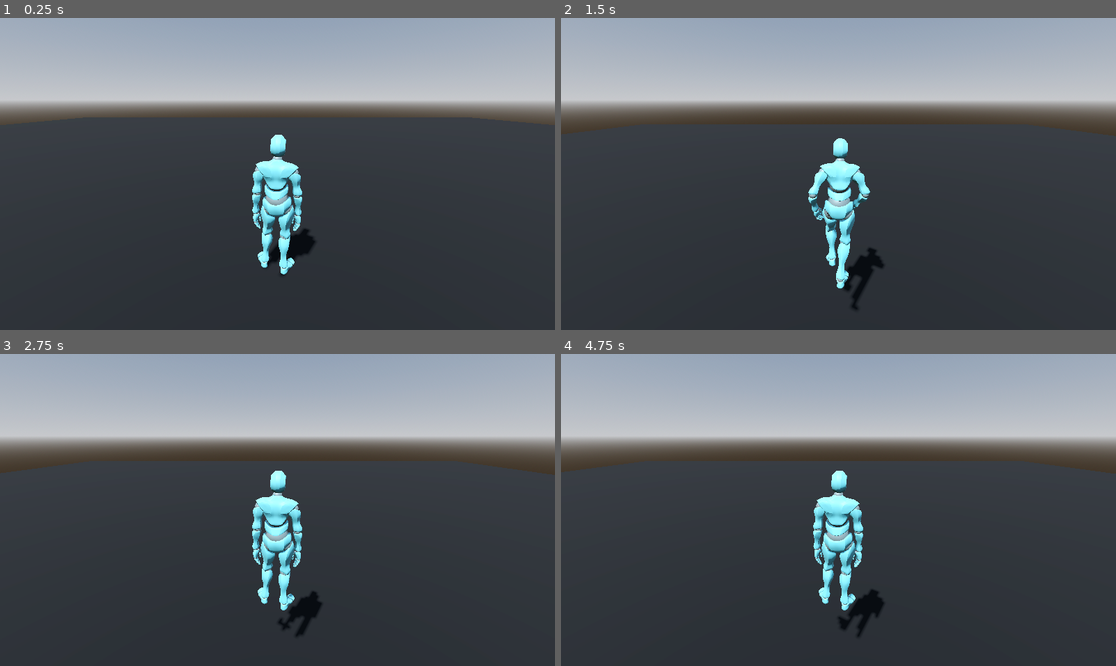
Above: before the commit, frames 1-4 (two rows, left to right).
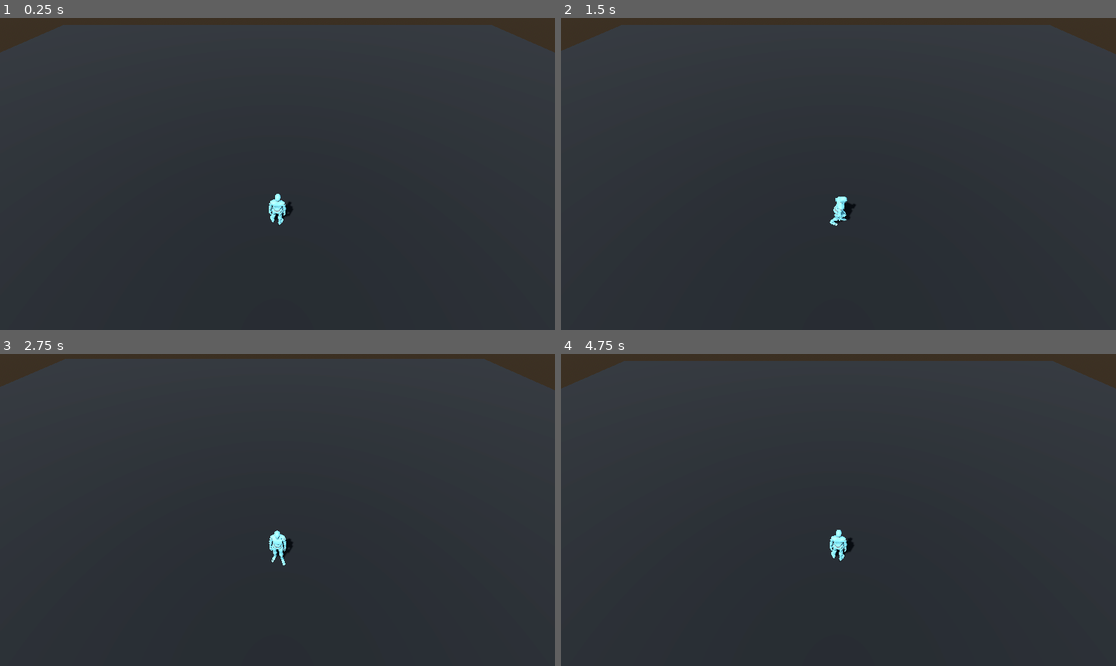
Above: after the commit, the same moments.

Repository: changtiva/GodotGameTest
Game: Godot game, scene res://Level/Level1.tscn
The game is run twice, just before and just after one commit, with the same random seed, the same clock (stepped at 60 frames per second) and the same inputs.
Inputs:
- Up to frame 1 (0.25 s): no input
- Up to frame 2 (1.5 s): tap Enter (ui_accept) at 0.5, 0.77, 1.07 s; tap A (a, bound only before the commit) at 0.6 s; tap D (d, bound only before the commit) at 0.8, 1.35 s
- Up to frame 3 (2.75 s): tap Enter (ui_accept) at 1.52, 1.82 s; tap S (s, bound only before the commit) at 1.55, 2.1 s; hold Shift (shift) from 2.03 s (still down)
- Up to frame 4 (4.75 s): release Shift (shift) at 2.78 s; tap Shift (shift) at 2.85 s; tap Enter (ui_accept) at 3.02, 3.32, 3.77, 4.07, 4.52, 4.55 s; tap W (w, bound only before the commit) at 3.05, 3.6 s; hold B (B, bound only after the commit) 3.53-4.28 s; tap B (B, bound only after the commit) at 4.35 s

The runs differ from the first frame. In frame 1, 35% of the frame differs, in the area x 0-100%, y 0-83%; in frame 2, 36%; in frame 3, 36%; in frame 4, 36%, in the area x 0-100%, y 0-91%.

Commit message:
修改了动画bug   删除了跳跃动作

Diff:
--- a/Assets/Player/Player.tscn
+++ b/Assets/Player/Player.tscn
@@ -57,13 +57,76 @@
 
 [node name="CharacterBody3D" type="CharacterBody3D"]
 script = ExtResource("1_blugm")
+RunSpeed = 450.0
 
 [node name="Player" parent="." instance=ExtResource("1_cvo52")]
 
 [node name="GeneralSkeleton" parent="Player/Armature" index="0"]
+bones/0/position = Vector3(0.00391126, 0.99007, -0.0029685)
+bones/0/rotation = Quaternion(-0.0340433, -0.0473092, -0.027842, 0.997912)
+bones/1/rotation = Quaternion(0.0298764, 0.0131265, 0.0226167, 0.999212)
+bones/2/rotation = Quaternion(0.0103745, 0.00299026, 0.0138271, 0.999846)
+bones/3/rotation = Quaternion(0.0101511, 0.00318714, 0.0138537, 0.999848)
+bones/4/rotation = Quaternion(0.0489405, -0.00112816, 0.00433869, 0.998792)
+bones/5/rotation = Quaternion(-0.0666194, 0.0115115, -0.00136725, 0.997711)
+bones/7/rotation = Quaternion(0.456986, 0.500476, 0.631881, -0.37605)
+bones/8/rotation = Quaternion(0.123683, 0.802932, -0.569312, -0.126042)
+bones/9/rotation = Quaternion(0.00927865, -0.707046, 0.00927871, 0.707046)
+bones/10/rotation = Quaternion(0.0539273, 0.47518, -0.0154966, 0.878098)
+bones/11/rotation = Quaternion(-0.0420418, -0.00498506, -0.0190783, 0.998921)
+bones/12/rotation = Quaternion(-0.152845, 0.81215, -0.0148129, 0.562877)
+bones/13/rotation = Quaternion(0.0400131, -0.052876, -0.128588, 0.989479)
 bones/15/position = Vector3(-0.0282204, 0.122667, 0.0023076)
+bones/15/rotation = Quaternion(0.0662168, 0.000733197, 0.00843108, 0.997769)
+bones/16/rotation = Quaternion(0.150998, -2.98023e-08, -0.0154737, 0.988413)
+bones/17/rotation = Quaternion(0.0700819, -1.3411e-07, -0.00718167, 0.997515)
+bones/19/rotation = Quaternion(0.136531, -0.00383599, -0.0229523, 0.990363)
+bones/20/rotation = Quaternion(0.151255, -1.19209e-07, -0.0155001, 0.988373)
+bones/21/rotation = Quaternion(0.159933, -1.04308e-07, -0.0163892, 0.986992)
+bones/22/rotation = Quaternion(0, 0, -1.49012e-08, 1)
+bones/23/rotation = Quaternion(0.183251, -0.00465322, -0.0314552, 0.982552)
+bones/24/rotation = Quaternion(0.181388, -5.96046e-08, -0.0185879, 0.983236)
+bones/25/rotation = Quaternion(0.155213, -1.3411e-07, -0.0159056, 0.987753)
+bones/27/rotation = Quaternion(0.233867, -0.00350571, -0.0490086, 0.971026)
+bones/28/rotation = Quaternion(0.151258, -1.49012e-07, -0.0155003, 0.988373)
+bones/29/rotation = Quaternion(0.143498, -8.9407e-08, -0.014705, 0.989541)
+bones/31/rotation = Quaternion(0.475412, -0.479873, -0.634811, -0.375128)
+bones/32/rotation = Quaternion(-0.151988, 0.827214, -0.497424, 0.212572)
+bones/33/rotation = Quaternion(0.0412413, 0.705903, -0.0412413, 0.705903)
+bones/34/rotation = Quaternion(0.0437625, -0.571277, 0.0363422, 0.818783)
 bones/35/position = Vector3(0.0300297, 0.037886, 0.0216746)
+bones/35/rotation = Quaternion(-0.0367838, 0.014466, 0.00205672, 0.999216)
+bones/36/rotation = Quaternion(-0.121712, -0.819574, 0.0371683, 0.558662)
+bones/37/rotation = Quaternion(0.0455455, 0.0460793, 0.161693, 0.984712)
+bones/38/rotation = Quaternion(1.49012e-08, -1.49012e-08, 0, 1)
 bones/39/position = Vector3(0.0282205, 0.122666, 0.00232874)
+bones/39/rotation = Quaternion(0.059513, -0.00099127, -0.0109758, 0.998167)
+bones/40/rotation = Quaternion(0.151288, 8.9407e-08, 0.0123242, 0.988413)
+bones/41/rotation = Quaternion(0.0702164, -5.96046e-08, 0.00571996, 0.997515)
+bones/42/rotation = Quaternion(-4.47035e-08, 4.47035e-08, 0, 1)
+bones/43/position = Vector3(-9.06468e-09, 0.127755, -4.06035e-08)
+bones/43/rotation = Quaternion(0.130515, 0.00368989, 0.0189221, 0.991259)
+bones/44/rotation = Quaternion(0.151545, 2.38419e-07, 0.0123451, 0.988373)
+bones/45/rotation = Quaternion(0.16024, 2.98023e-08, 0.0130535, 0.986992)
+bones/46/rotation = Quaternion(4.47035e-08, 1.49012e-08, 4.47035e-08, 1)
+bones/47/position = Vector3(-0.022166, 0.12147, -9.99866e-05)
+bones/47/rotation = Quaternion(0.177452, 0.00450175, 0.0264588, 0.983763)
+bones/48/rotation = Quaternion(0.181736, 2.23517e-07, 0.0148045, 0.983236)
+bones/49/rotation = Quaternion(0.155511, 5.96046e-08, 0.0126682, 0.987753)
+bones/50/rotation = Quaternion(4.47035e-08, 0, 5.96046e-08, 1)
+bones/51/position = Vector3(-0.047258, 0.109082, 0.00226101)
+bones/51/rotation = Quaternion(0.228493, 0.00340296, 0.0429806, 0.97259)
+bones/52/rotation = Quaternion(0.151548, 8.9407e-08, 0.0123455, 0.988373)
+bones/53/rotation = Quaternion(0.143773, 1.63913e-07, 0.011712, 0.989541)
+bones/54/rotation = Quaternion(2.98023e-08, 2.98023e-08, 8.9407e-08, 1)
+bones/55/rotation = Quaternion(0.134517, 0.0809531, 0.984808, -0.0741987)
+bones/56/rotation = Quaternion(-0.0386659, 0.992909, -0.111356, 0.0154065)
+bones/57/rotation = Quaternion(-0.0407523, 0.711938, -0.699409, 0.0480736)
+bones/58/rotation = Quaternion(-9.12084e-08, 0.999075, 0.0429963, -1.811e-08)
+bones/60/rotation = Quaternion(-0.0913384, -0.00977649, 0.995391, -0.0275305)
+bones/61/rotation = Quaternion(0.0333253, 0.994228, -0.0590871, -0.0831174)
+bones/62/rotation = Quaternion(0.0109041, 0.685424, -0.72752, -0.0280968)
+bones/63/rotation = Quaternion(2.72153e-08, 0.998002, 0.0631772, -9.5422e-09)
 
 [node name="AnimationPlayer" parent="Player" index="1"]
 libraries = {
@@ -75,15 +138,12 @@
 transform = Transform3D(1, 0, 0, 0, 1, 0, 0, 0, 1, 0, 0.9, 0)
 shape = SubResource("CapsuleShape3D_bawf4")
 
-[node name="SpringArm3D" type="SpringArm3D" parent="."]
-transform = Transform3D(-1, 2.99003e-08, -8.21505e-08, 0, 0.939693, 0.34202, 8.74228e-08, 0.34202, -0.939693, 0, 1.45073, -0.249887)
-spring_length = 2.0
-
-[node name="Camera3D" type="Camera3D" parent="SpringArm3D"]
-
 [node name="AnimationTree" type="AnimationTree" parent="."]
 root_node = NodePath("../Player")
 tree_root = SubResource("AnimationNodeBlendTree_1lexm")
 anim_player = NodePath("../Player/AnimationPlayer")
 
+[node name="Camera3D" type="Camera3D" parent="."]
+transform = Transform3D(-1, -6.69697e-08, 5.61943e-08, 0, 0.642788, 0.766044, -8.74228e-08, 0.766044, -0.642788, 0, 7, -3.5)
+
 [editable path="Player"]
--- a/Level/Level1.tscn
+++ b/Level/Level1.tscn
@@ -28,3 +28,4 @@
 [node name="Node3D" parent="." instance=ExtResource("1_iurp0")]
 
 [node name="CharacterBody3D" parent="." instance=ExtResource("2_rqk22")]
+RunSpeed = 450.0
--- a/Script/Player.gd
+++ b/Script/Player.gd
@@ -6,10 +6,8 @@
 
 
 # 速度、跑步速度、跳跃力的变量
-const Speed := 500.0
-const RunSpeed := Speed * 2.0
-const JUMP_VELOCITY := 5.6
-
+@export var Speed := 300.0
+@export var RunSpeed := Speed * 1.5
 # 获取系统重力
 var gravity: float = ProjectSettings.get_setting("physics/3d/default_gravity")
 
@@ -20,13 +18,9 @@
 	if not is_on_floor():
 		velocity.y -= gravity * delta
 
-	# 按键触发跳跃
-	if Input.is_action_just_pressed("ui_accept") and is_on_floor():
-		velocity.y = JUMP_VELOCITY
-
 	# 判断输入事件、移动方向、移动速度
 	var input_shift := Input.is_action_pressed("shift")
-	var input_dir := Input.get_vector("a", "d", "w", "s")
+	var input_dir := Input.get_vector("A", "D", "W", "S")
 	var direction := (transform.basis * Vector3(-input_dir.x, 0, -input_dir.y)).normalized()
 	if direction:
 		if input_shift:
@@ -43,8 +37,10 @@
 		state_machine.travel("Idle")
 
 	# 判断角色移动方向
-	if velocity.length() > 0.1:
+	if abs(velocity.x) + abs(velocity.z) > 0.1:
 		var v = Vector2(velocity.z, velocity.x)
 		player.rotation.y = v.angle()
+	if Input.is_action_pressed("B"):
+		position = Vector3.ZERO
 
 	move_and_slide()
--- a/project.godot
+++ b/project.godot
@@ -21,22 +21,22 @@
 
 [input]
 
-w={
+W={
 "deadzone": 0.5,
 "events": [Object(InputEventKey,"resource_local_to_scene":false,"resource_name":"","device":-1,"window_id":0,"alt_pressed":false,"shift_pressed":false,"ctrl_pressed":false,"meta_pressed":false,"pressed":false,"keycode":0,"physical_keycode":87,"key_label":0,"unicode":119,"echo":false,"script":null)
 ]
 }
-s={
+S={
 "deadzone": 0.5,
 "events": [Object(InputEventKey,"resource_local_to_scene":false,"resource_name":"","device":-1,"window_id":0,"alt_pressed":false,"shift_pressed":false,"ctrl_pressed":false,"meta_pressed":false,"pressed":false,"keycode":0,"physical_keycode":83,"key_label":0,"unicode":115,"echo":false,"script":null)
 ]
 }
-a={
+A={
 "deadzone": 0.5,
 "events": [Object(InputEventKey,"resource_local_to_scene":false,"resource_name":"","device":-1,"window_id":0,"alt_pressed":false,"shift_pressed":false,"ctrl_pressed":false,"meta_pressed":false,"pressed":false,"keycode":0,"physical_keycode":65,"key_label":0,"unicode":97,"echo":false,"script":null)
 ]
 }
-d={
+D={
 "deadzone": 0.5,
 "events": [Object(InputEventKey,"resource_local_to_scene":false,"resource_name":"","device":-1,"window_id":0,"alt_pressed":false,"shift_pressed":false,"ctrl_pressed":false,"meta_pressed":false,"pressed":false,"keycode":0,"physical_keycode":68,"key_label":0,"unicode":100,"echo":false,"script":null)
 ]
@@ -46,3 +46,8 @@
 "events": [Object(InputEventKey,"resource_local_to_scene":false,"resource_name":"","device":-1,"window_id":0,"alt_press …(182 unchanged characters)…
 ]
 }
+B={
+"deadzone": 0.5,
+"events": [Object(InputEventKey,"resource_local_to_scene":false,"resource_name":"","device":-1,"window_id":0,"alt_pressed":false,"shift_pressed":false,"ctrl_pressed":false,"meta_pressed":false,"pressed":false,"keycode":0,"physical_keycode":66,"key_label":0,"unicode":98,"echo":false,"script":null)
+]
+}
